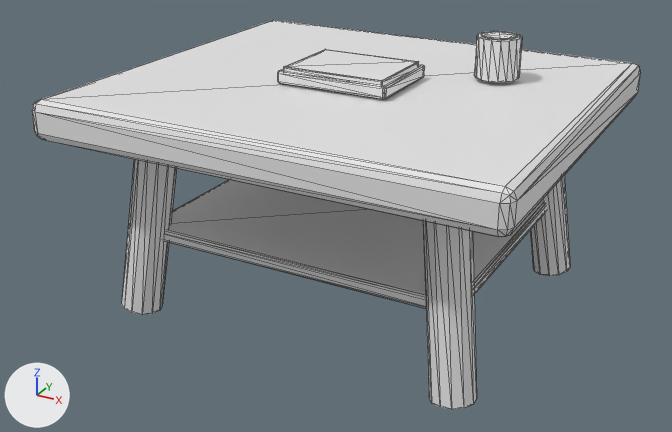
A saved change to the COLLADA model SCIE-Port/src/SCIEPort/Assets/Models/HomeCoffeeTable.dae.
Camera for both pictures: a camera (50 mm lens) standing at (0.784, -1.505, 0.913) and looking at (-0.016, -0.051, 0.186). Arrows for +X, +Y and +Z are at lower left; the lights stay in place. The first picture is the older version. Mesh edges are drawn as thin lines. Vertices at exactly the same position are counted once.

The first picture shows 'HomeCoffeeTable'.
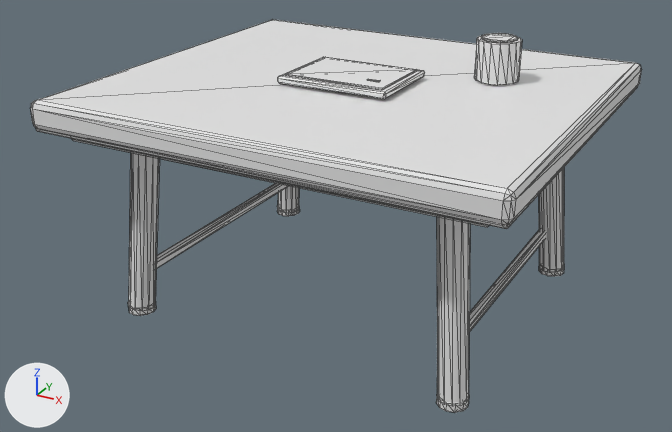
Diff of the bpy script that builds the scene:
```diff
--- a/SCIE-Port/src/SCIEPort/Assets/Models/HomeCoffeeTable.dae.py
+++ b/SCIE-Port/src/SCIEPort/Assets/Models/HomeCoffeeTable.dae.py
@@ me_homecoffeetable @@
-me_homecoffeetable.from_pydata(...)  # 384 vertices, 728 faces; spans x -0.44..0.44, y -0.395..0.395, z 0.009..0.533
+me_homecoffeetable.from_pydata(...)  # 464 vertices, 856 faces; spans x -0.44..0.44, y -0.395..0.395, z 0.006..0.529
+# me_homecoffeetable part 1: a new loose piece, a 12-sided cylinder along z spanning x -0.356..-0.302, y -0.303..-0.249, z 0.006..0.022
+# me_homecoffeetable part 2: a new loose piece, a 12-sided cylinder along z spanning x -0.356..-0.302, y 0.249..0.303, z 0.006..0.022
+# me_homecoffeetable part 3: a new loose piece, a 12-sided cylinder along z spanning x 0.302..0.356, y -0.303..-0.249, z 0.006..0.022
+# me_homecoffeetable part 4: a new loose piece, a 12-sided cylinder along z spanning x 0.302..0.356, y 0.249..0.303, z 0.006..0.022
+# me_homecoffeetable part 5: the loose piece of 32 vertices spanning x 0.189..0.271, y 0.079..0.161, z 0.455..0.53 is moved by (0.0, 0.0, -0.005)
+# me_homecoffeetable part 6: the loose piece of 32 vertices spanning x 0.197..0.263, y 0.087..0.153, z 0.531..0.533 is moved by (0.0, 0.0, -0.005)
+# me_homecoffeetable part 7: the loose piece of 56 vertices spanning x -0.44..0.44, y -0.395..0.395, z 0.373..0.447 is rebuilt with 56 vertices and now spans x -0.44..0.44, y -0.395..0.395, z 0.393..0.447
+# me_homecoffeetable part 8: the loose piece of 56 vertices spanning x -0.1..0.1, y -0.097..0.058, z 0.468..0.482 is rebuilt with 24 vertices and now spans x -0.098..0.098, y -0.094..0.054, z 0.464..0.468
+# me_homecoffeetable part 9: the loose piece of 56 vertices spanning x -0.11..0.11, y -0.105..0.065, z 0.451..0.475 is rebuilt with 24 vertices and now spans x -0.11..0.11, y -0.105..0.065, z 0.451..0.465
+# me_homecoffeetable part 10: the loose piece of 24 vertices spanning x 0.244..0.367, y 0.198..0.314, z 0.009..0.386 is rebuilt with 24 vertices and now spans x 0.275..0.354, y 0.227..0.301, z 0.012..0.381
+# me_homecoffeetable part 11: the loose piece of 24 vertices spanning x 0.244..0.367, y -0.314..-0.198, z 0.009..0.386 is rebuilt with 24 vertices and now spans x 0.275..0.354, y -0.301..-0.227, z 0.012..0.381
+# me_homecoffeetable part 12: the loose piece of 24 vertices spanning x -0.367..-0.244, y 0.198..0.314, z 0.009..0.386 is rebuilt with 24 vertices and now spans x -0.354..-0.275, y 0.227..0.301, z 0.012..0.381
+# me_homecoffeetable part 13: the loose piece of 24 vertices spanning x -0.367..-0.244, y -0.314..-0.198, z 0.009..0.386 is rebuilt with 24 vertices and now spans x -0.354..-0.275, y -0.301..-0.227, z 0.012..0.381
+# me_homecoffeetable part 14: a new loose piece of 24 vertices spanning x -0.434..0.434, y -0.389..0.389, z 0.391..0.4
+# me_homecoffeetable part 15: a new loose piece of 24 vertices spanning x -0.395..0.395, y -0.35..0.35, z 0.367..0.389
+# me_homecoffeetable part 16: a new loose piece of 24 vertices spanning x -0.319..-0.301, y -0.27..0.27, z 0.09..0.11
+# me_homecoffeetable part 17: a new loose piece of 24 vertices spanning x 0.301..0.319, y -0.27..0.27, z 0.09..0.11
+# me_homecoffeetable part 18: the loose piece of 56 vertices spanning x -0.32..0.32, y -0.26..0.26, z 0.157..0.183 is deleted
+# other edits to the shape of me_homecoffeetable do not show in these pictures
```

Boxes (x1, y1, x2, y2) around the edits, measured in the pictures (672 x 432 px; the box of a moved part takes in the faces that stretch with it):
'HomeCoffeeTable', reshaped: before (32, 20, 641, 409); after (30, 20, 641, 412)
part 1 of me_homecoffeetable, added: after (128, 301, 156, 316)
part 2 of me_homecoffeetable, added: after (277, 206, 300, 216)
part 3 of me_homecoffeetable, added: after (436, 394, 469, 412)
part 4 of me_homecoffeetable, added: after (539, 264, 564, 276)
part 5 of me_homecoffeetable, moved or reshaped: before (474, 32, 522, 82); after (474, 36, 522, 85)
part 6 of me_homecoffeetable, moved or reshaped: before (481, 31, 518, 40); after (481, 33, 518, 43)
part 7 of me_homecoffeetable, rebuilt: before (32, 20, 641, 237); after (30, 20, 641, 225)
part 8 of me_homecoffeetable, rebuilt: before (284, 49, 419, 84); after (285, 57, 417, 90)
part 9 of me_homecoffeetable, rebuilt: before (278, 64, 425, 99); after (278, 57, 425, 99)
part 10 of me_homecoffeetable, rebuilt: before (530, 176, 570, 276); after (539, 168, 564, 269)
part 11 of me_homecoffeetable, rebuilt (38% narrower): before (423, 221, 477, 409); after (437, 217, 470, 404)
part 12 of me_homecoffeetable, rebuilt (not visible before): after (278, 186, 299, 212)
part 13 of me_homecoffeetable, rebuilt (45% narrower): before (122, 159, 177, 315); after (129, 153, 159, 308)
part 14 of me_homecoffeetable, added: after (36, 97, 629, 229)
part 15 of me_homecoffeetable, added (mostly hidden): after (71, 138, 490, 227)
part 16 of me_homecoffeetable, added: after (156, 183, 288, 269)
part 17 of me_homecoffeetable, added: after (469, 229, 547, 332)
part 18 of me_homecoffeetable, deleted: before (164, 179, 547, 309)
